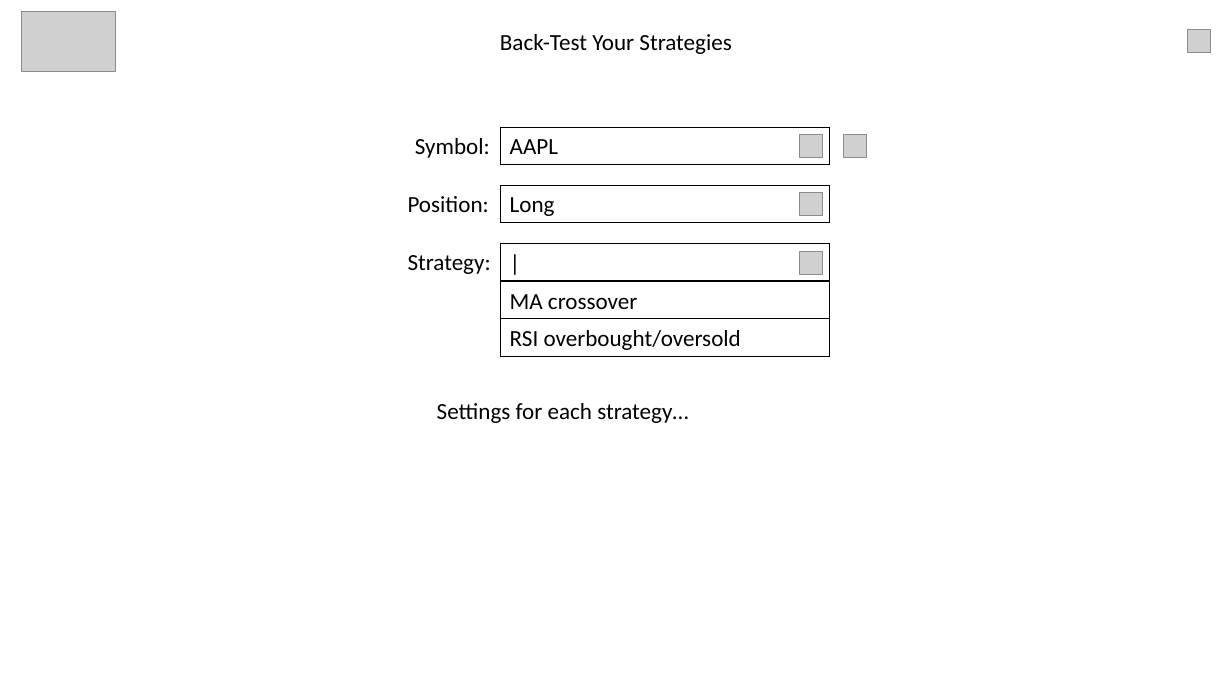
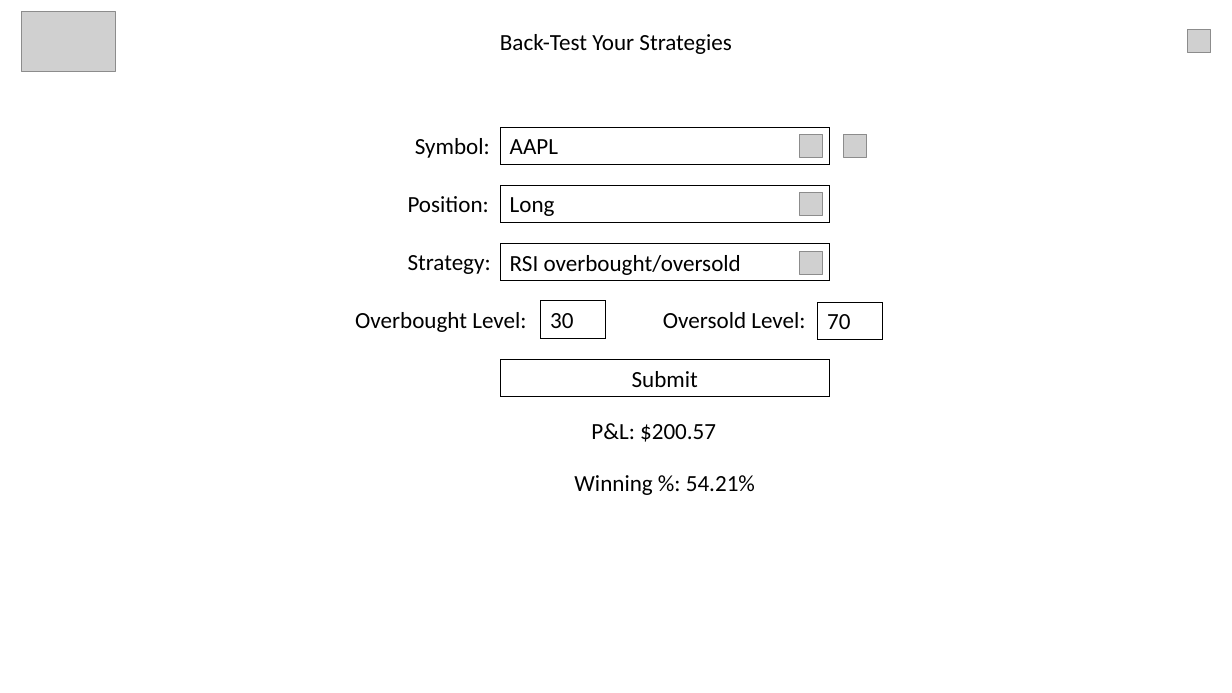
Before and after one commit to MosElsh/Backtesting-app, a slide deck: slide 8 of App Designs/Light Mode App Design.pptx (slide 6 before the commit). Drawn at 1232x693 pixels with LibreOffice and Linux fonts; fonts in the diff are those of the drawing; grey boxes stand for pictures. Boxes give left, top, right and bottom in pixels: in the first picture for what was removed or moved away, otherwise in the second. Text is boxed around its words. In the diff, an @@ line names an element or a change of style, - is before the commit and + after.

```diff
--- a/App Designs/Light Mode App Design.pptx
+++ b/App Designs/Light Mode App Design.pptx
@@ rectangle "RSI overbought/oversold": place and size @@
-rectangle "RSI overbought/oversold" at <box>501,319,830,356</box>
+rectangle "RSI overbought/oversold" at <box>501,244,830,281</box>
@@ rectangle removed at <box>501,244,830,281</box> @@
-|
@@ rectangle removed at <box>501,282,830,319</box> @@
-MA crossover
@@ text added at <box>355,312,526,332</box>, 18 pt, text #000000 @@
+Overbought Level:
@@ rectangle added at <box>542,301,606,338</box>, outline #000000 0.75 pt, 18 pt, text #000000 @@
+30
@@ text added at <box>663,312,805,328</box>, 18 pt, text #000000 @@
+Oversold Level:
@@ rectangle added at <box>818,302,883,339</box>, outline #000000 0.75 pt, 18 pt, text #000000 @@
+70
@@ rectangle added at <box>501,360,830,396</box>, outline #000000 0.75 pt, 18 pt, text #000000 @@
+Submit
@@ text removed at <box>437,403,688,423</box> @@
-Settings for each strategy…
@@ text added at <box>591,423,716,442</box>, 18 pt, text #000000 @@
+P&L: $200.57
@@ text added at <box>574,475,755,495</box>, 18 pt, text #000000 @@
+Winning %: 54.21%
```
Also in this commit, not shown: 2 other slides changed, 1 slide added, 19 other files.
